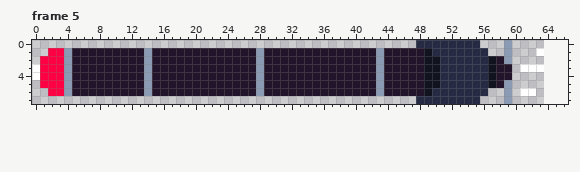
A pixel-art file gets an edit: Assets/Art/Torpedo.aseprite. Above is the file before it was changed.
64x8 pixels, 5 frames. Shown: frame 5. The old version is drawn lined up with the new one, on the new canvas. The commit also changed other frames, which this record leaves out.
The same view after the edit:
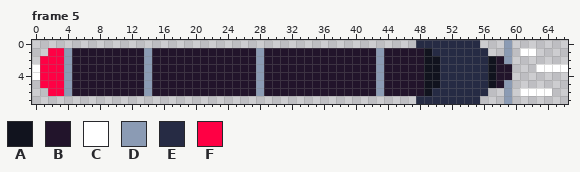
Palette (. is transparent): A #11131e  B #22142b  C #ffffff  D #8b9bb4  E #262b44  F #ff0044
Change:
{"change": "canvas 64x8 -> 67x8"}
{"where": "frame 5"}
{"frame":5,"y":1,"x":61,"old":"..C","new":"CC."}
{"frame":5,"y":3,"x":61,"old":"CC","new":".."}
{"frame":5,"y":3,"x":64,"old":"...","new":"CCC"}
{"frame":5,"y":6,"x":63,"old":"..","new":"CC"}
{"label":"changed","picture_box":[520,48,568,96]}
